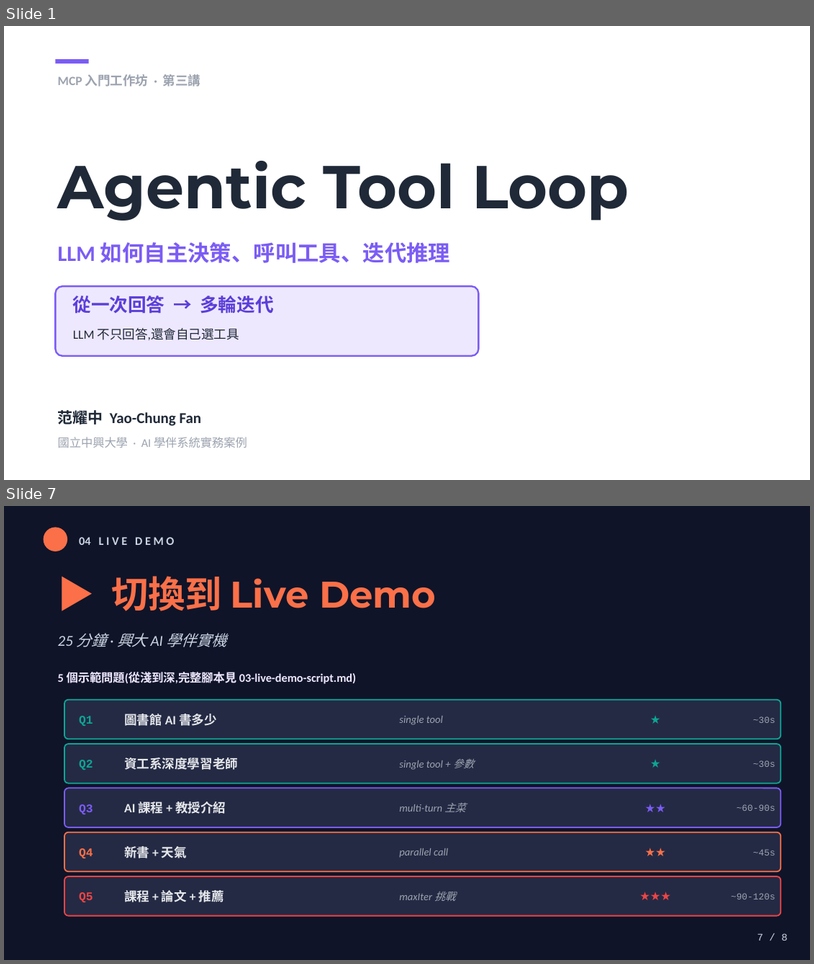
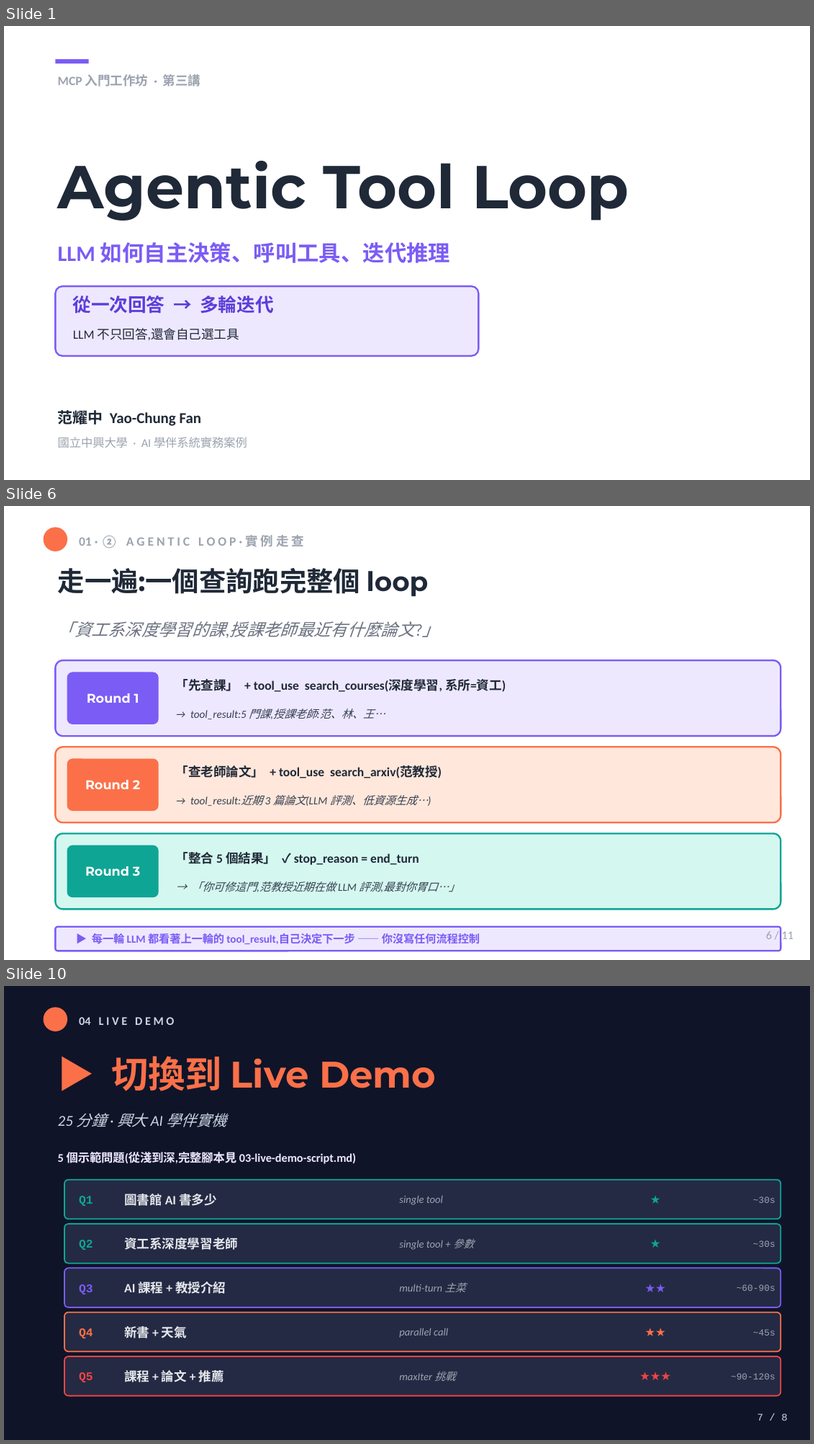
Before and after one commit to mjib007/nchu-mcp-workshop-2026, a slide deck: slides/03-agentic-tool-loop.pptx. Shown one above the other, each under a label of ours: slides 1 and 7 before the commit, slides 1, 6 and 10 after it; the slides between them are not shown. The pictures are 814x964 and 814x1444 pixels, drawn with LibreOffice and Linux fonts; fonts in the diff are those of the drawing. Boxes give left, top, right and bottom in pixels: in the first picture for what was removed or moved away, otherwise in the second. Text is boxed around its words. In the diff, an @@ line names an element or a change of style, - is before the commit and + after.

Commit message:
feat(seg3-slides): 擴充 3 張把「多輪 loop」從抽象變具體 (8→11 張)
s5 的 loop 概念圖太抽象,加 3 張深化(插在 s5 後):
- s6 實例走查:一個複合查詢真的跑完 loop(R1 search_courses → R2 arxiv
  → R3 整合 end_turn),帶實際工具名+參數+結果,對應影片那一幕
- s7 messages 陣列怎麼長大:6 列展示陣列每輪累積,role 上色 ——
  揭開「多輪記憶」就是這個一直變長的陣列
- s8 並行呼叫:一回合多個 tool_use 用 Promise.all 並行(剛確認系統真的這樣跑)

順手修 demo_cue 殘留的 page_number 16→10 bug、max_iter 6→9、
strategy_callback 8→11,TOTAL 8→11。

(maxIterations 7→5 的一致性問題未動,等使用者另外決定)

```diff
--- a/slides/03-agentic-tool-loop.pptx
+++ b/slides/03-agentic-tool-loop.pptx
@@ slide 6 added at <box>4,506,810,960</box>, background #FFFFFF @@
@@ rectangle added at <box>4,506,810,959</box>, fill #FFFFFF @@
@@ ellipse added at <box>44,527,67,551</box>, fill #FB7048 @@
@@ text added at <box>79,535,305,548</box>, 11.2 pt, text #9CA3AF, bold @@
+01 · ② A G E N T I C L O O P · 實 例 走 查
@@ text added at <box>58,568,429,597</box>, 24 pt, text #1F2937, bold @@
+走一遍:一個查詢跑完整個 loop
@@ text added at <box>58,621,439,637</box>, 15 pt, text #6B7280, italic @@
+「資工系深度學習的課,授課老師最近有什麼論文?」
@@ rounded rectangle added at <box>56,660,782,736</box>, fill #EEE8FF, outline #7B5CF5 1.5 pt @@
@@ rounded rectangle added at <box>67,672,158,723</box>, fill #7B5CF5, outline #7B5CF5 0.75 pt @@
@@ text added at <box>87,693,139,703</box>, 11.2 pt, text #FFFFFF, bold @@
+Round 1
@@ text added at <box>176,679,506,692</box>, 11.2 pt, text #1F2937, bold @@
+「先查課」 + tool_use search_courses(深度學習, 系所=資工)
@@ text added at <box>190,708,386,719</box>, 9.8 pt, text #374151, italic @@
+→ tool_result:5 門課,授課老師:范、林、王…
@@ rounded rectangle added at <box>56,746,782,822</box>, fill #FFE7DB, outline #FB7048 1.5 pt @@
@@ rounded rectangle added at <box>67,759,158,810</box>, fill #FB7048, outline #FB7048 0.75 pt @@
@@ text added at <box>85,780,140,789</box>, 11.2 pt, text #FFFFFF, bold @@
+Round 2
@@ text added at <box>176,765,442,778</box>, 11.2 pt, text #1F2937, bold @@
+「查老師論文」 + tool_use search_arxiv(范教授)
@@ text added at <box>190,795,428,806</box>, 9.8 pt, text #374151, italic @@
+→ tool_result:近期 3 篇論文(LLM 評測、低資源生成…)
@@ rounded rectangle added at <box>56,834,782,909</box>, fill #D4F7F0, outline #0EA594 1.5 pt @@
@@ rounded rectangle added at <box>67,846,158,897</box>, fill #0EA594, outline #0EA594 0.75 pt @@
@@ text added at <box>85,866,140,876</box>, 11.2 pt, text #FFFFFF, bold @@
+Round 3
@@ text added at <box>176,852,419,865</box>, 11.2 pt, text #1F2937, bold @@
+「整合 5 個結果」 ✓ stop_reason = end_turn
@@ text added at <box>191,881,460,892</box>, 9.8 pt, text #374151, italic @@
+→ 「你可修這門,范教授近期在做 LLM 評測,最對你胃口…」
@@ rounded rectangle added at <box>56,926,782,950</box>, fill #EEE8FF, outline #7B5CF5 1.5 pt @@
@@ text added at <box>92,933,480,944</box>, 9.8 pt, text #7B5CF5, bold @@
+▶ 每一輪 LLM 都看著上一輪的 tool_result,自己決定下一步 —— 你沒寫任何流程控制
@@ text added at <box>766,931,794,939</box>, 10.5 pt, text #9CA3AF @@
+6 / 11
@@ what was slide 7 is now slide 10 @@
```
Also in this commit, not shown: 6 slides changed, 2 other slides added, 1 other file.
